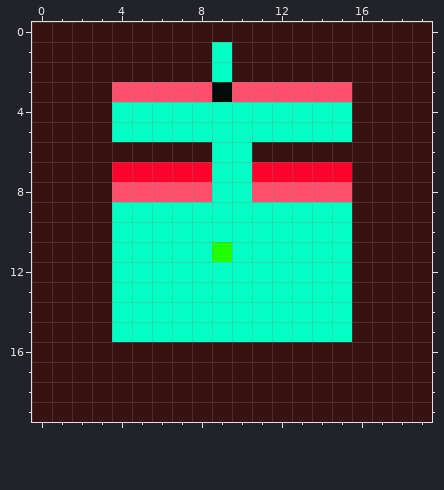
File history of a pixel-art sprite, res/rooms/room1.png. Above: the version before the commit.
The file is 20x20 pixels.
Once edited:
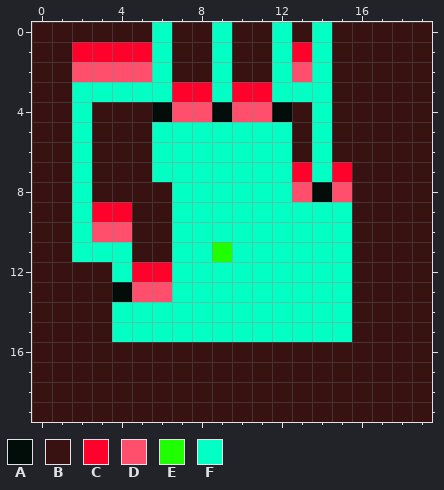
Palette (. is transparent): A #020d0a  B #371211  C #ff022c  D #ff4f6c  E #20ff02  F #02ffc4
The exact change:
@@ x 0..19 @@
- 0 BBBBBBBBBBBBBBBBBBBB
- 1 BBBBBBBBBFBBBBBBBBBB
- 2 BBBBBBBBBFBBBBBBBBBB
- 3 BBBBDDDDDADDDDDDBBBB
- 4 BBBBFFFFFFFFFFFFBBBB
- 5 BBBBFFFFFFFFFFFFBBBB
- 6 BBBBBBBBBFFBBBBBBBBB
- 7 BBBBCCCCCFFCCCCCBBBB
- 8 BBBBDDDDDFFDDDDDBBBB
- 9 BBBBFFFFFFFFFFFFBBBB
-10 BBBBFFFFFFFFFFFFBBBB
-11 BBBBFFFFFEFFFFFFBBBB
-12 BBBBFFFFFFFFFFFFBBBB
-13 BBBBFFFFFFFFFFFFBBBB
+ 0 BBBBBBFBBFBBFBFBBBBB
+ 1 BBCCCCFBBFBBFCFBBBBB
+ 2 BBDDDDFBBFBBFDFBBBBB
+ 3 BBFFFFFCCFCCFFFBBBBB
+ 4 BBFBBBADDADDABFBBBBB
+ 5 BBFBBBFFFFFFFBFBBBBB
+ 6 BBFBBBFFFFFFFBFBBBBB
+ 7 BBFBBBFFFFFFFCFCBBBB
+ 8 BBFBBBBFFFFFFDADBBBB
+ 9 BBFCCBBFFFFFFFFFBBBB
+10 BBFDDBBFFFFFFFFFBBBB
+11 BBFFFBBFFEFFFFFFBBBB
+12 BBBBFCCFFFFFFFFFBBBB
+13 BBBBADDFFFFFFFFFBBBB
 14 BBBBFFFFFFFFFFFFBBBB
